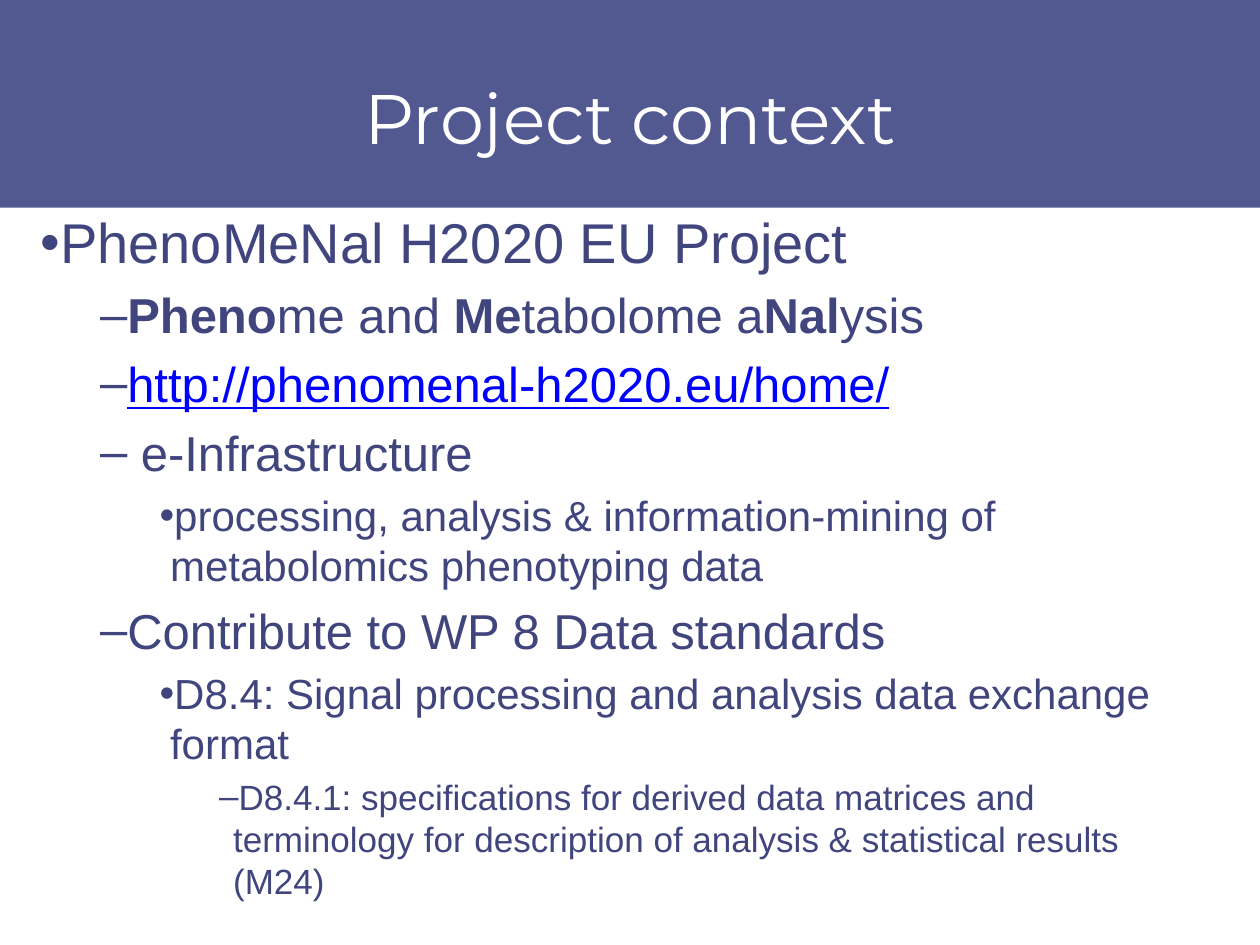
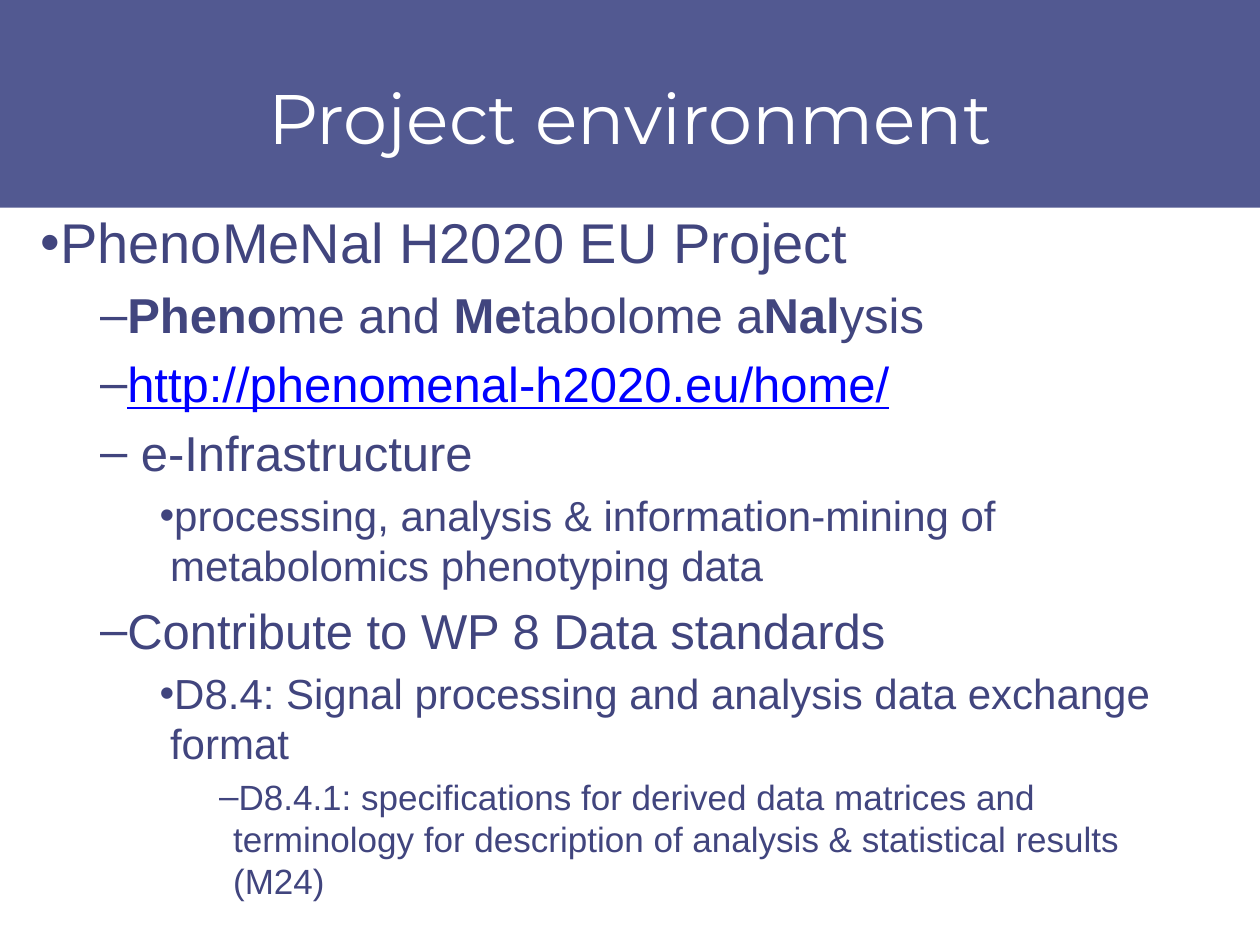
Before and after one commit to DSchober/MECO, a slide deck: slide 3 of docs/MIECO_Schober.pptx. Drawn at 1260x945 pixels with LibreOffice and Linux fonts; fonts in the diff are those of the drawing. Boxes give left, top, right and bottom in pixels: in the first picture for what was removed or moved away, otherwise in the second. Text is boxed around its words. In the diff, an @@ line names an element or a change of style, - is before the commit and + after.

```diff
--- a/docs/MIECO_Schober.pptx
+++ b/docs/MIECO_Schober.pptx
@@ title at <box>268,92,992,158</box>: text changed @@
-Project context
+Project environment
```
Also in this commit, not shown: 1 other slide changed, 1 slide added.
